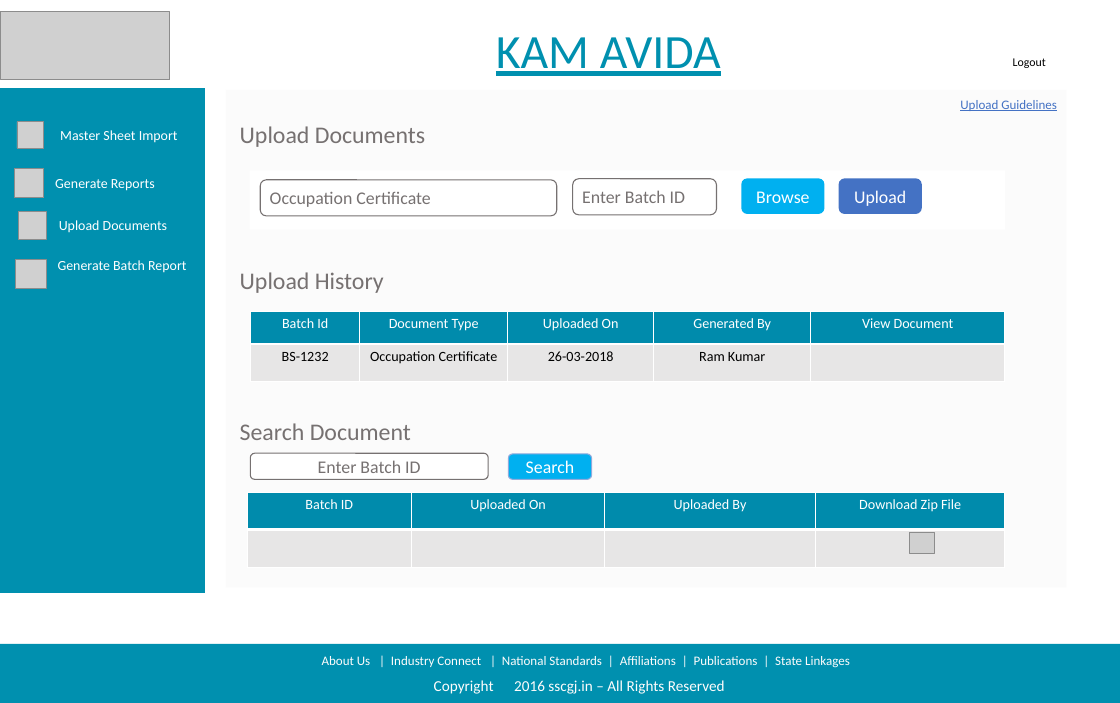
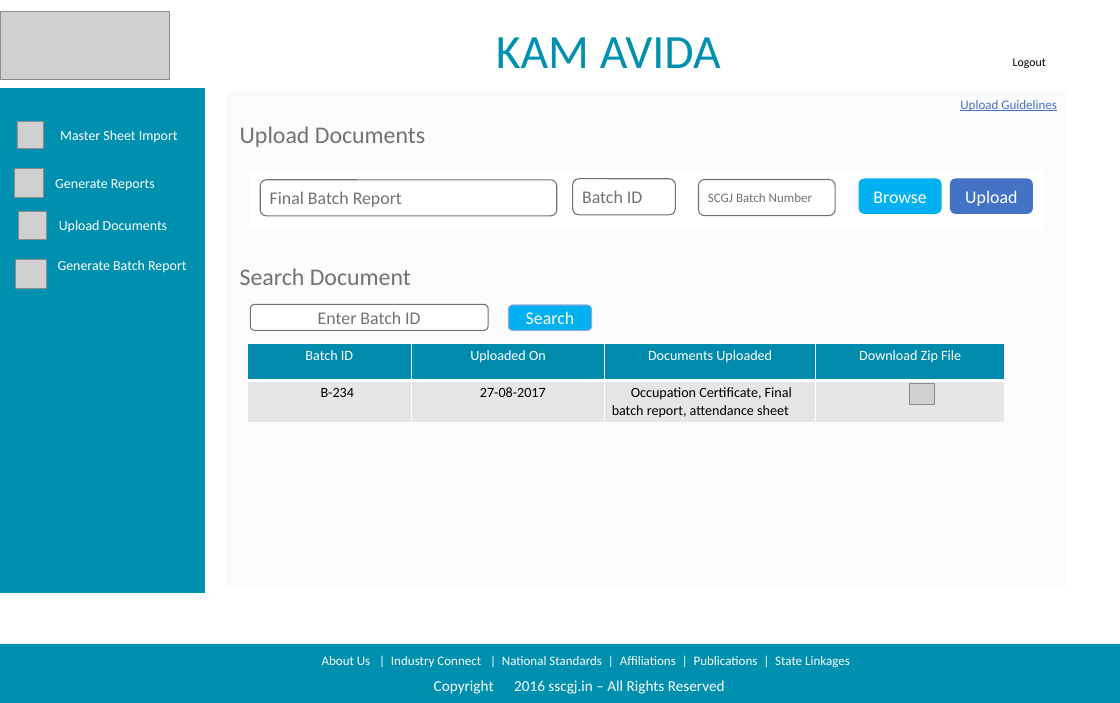
Before and after one commit to sarthakbhutani/NSKFDC-App, a slide deck: slide 9 of Requirements/Product Backlog/Screen Designs/Screen Design Deck/Updated Designs.pptx. Drawn at 1120x703 pixels with LibreOffice and Linux fonts; fonts in the diff are those of the drawing; grey boxes stand for pictures; background and template pictures are left out. Boxes give left, top, right and bottom in pixels: in the first picture for what was removed or moved away, otherwise in the second. Text is boxed around its words. In the diff, an @@ line names an element or a change of style, - is before the commit and + after.

```diff
--- a/Requirements/Product Backlog/Screen Designs/Screen Design Deck/Updated Designs.pptx
+++ b/Requirements/Product Backlog/Screen Designs/Screen Design Deck/Updated Designs.pptx
@@ text "KAM AVIDA" at [496,37,721,68]: underline off @@
@@ rectangle: place and size @@
-rectangle at [249,170,1004,230]
+rectangle at [249,170,1043,230]
@@ rounded rectangle "Batch ID": place and size @@
-rounded rectangle "Batch ID" at [573,179,717,215]
+rounded rectangle "Batch ID" at [573,179,675,215]
@@ rounded rectangle "Browse": place and size @@
-rounded rectangle "Browse" at [741,178,824,214]
+rounded rectangle "Browse" at [858,178,941,214]
@@ rounded rectangle "Upload": place and size @@
-rounded rectangle "Upload" at [839,178,921,214]
+rounded rectangle "Upload" at [950,178,1032,214]
@@ text in rounded rectangle at [270,191,402,207]: text changed @@
-Occupation Certificate
+Final Batch Report
@@ text in rounded rectangle at [582,190,642,203]: text changed @@
-Enter Batch ID
+Batch ID
@@ rounded rectangle added at [699,180,836,216], fill #FFFFFF, outline #767171 1 pt, 12 pt, text #767171 @@
+SCGJ Batch Number
@@ text "Search Document": place and size @@
-text "Search Document" at [240,423,411,440]
+text "Search Document" at [240,268,411,285]
@@ text removed at [240,272,384,293] @@
-Upload History
@@ 2 rounded rectangles, 1 picture: place and size @@
-2 rounded rectangles, 1 picture at [250,453,935,553]
+2 rounded rectangles, 1 picture at [250,305,935,404]
@@ table removed at [251,311,1005,381], 2 rows, 5 columns @@
-Batch Id | Document Type | Uploaded On | Generated By | View Document
-BS-1232 | Occupation Certificate | 26-03-2018 | Ram Kumar | 
@@ table at [247,344,1004,423] @@
-row 1, column 3: Uploaded By
+row 1, column 3: Documents Uploaded
-row 2:  |  |  | 
+row 2: B-234 | 27-08-2017 | Occupation Certificate, Final batch report, attendance sheet | 
@@ table: place and size @@
-table at [247,492,1004,567]
+table at [247,344,1004,423]
```
Also in this commit, not shown: 11 other slides changed, 1 other file.
